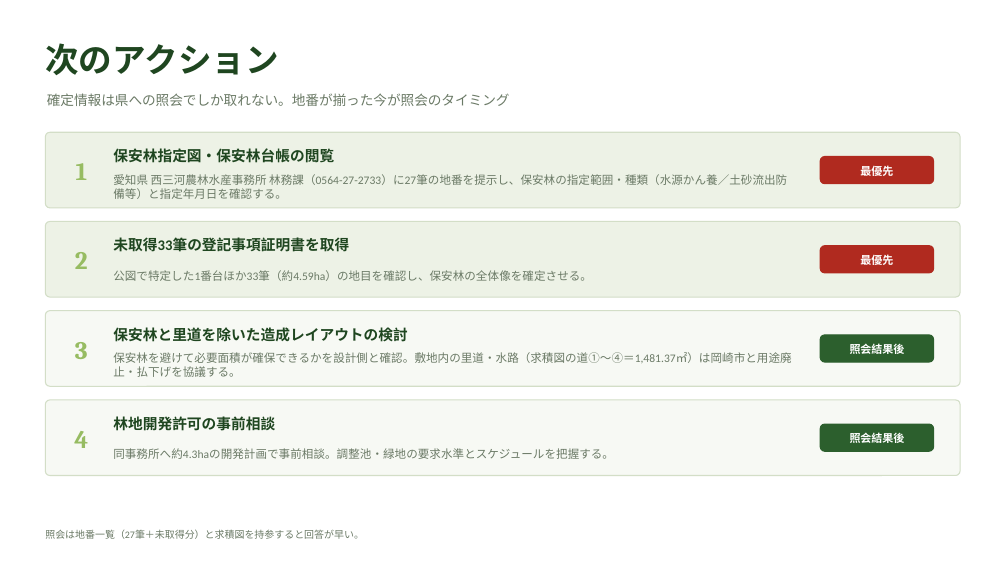
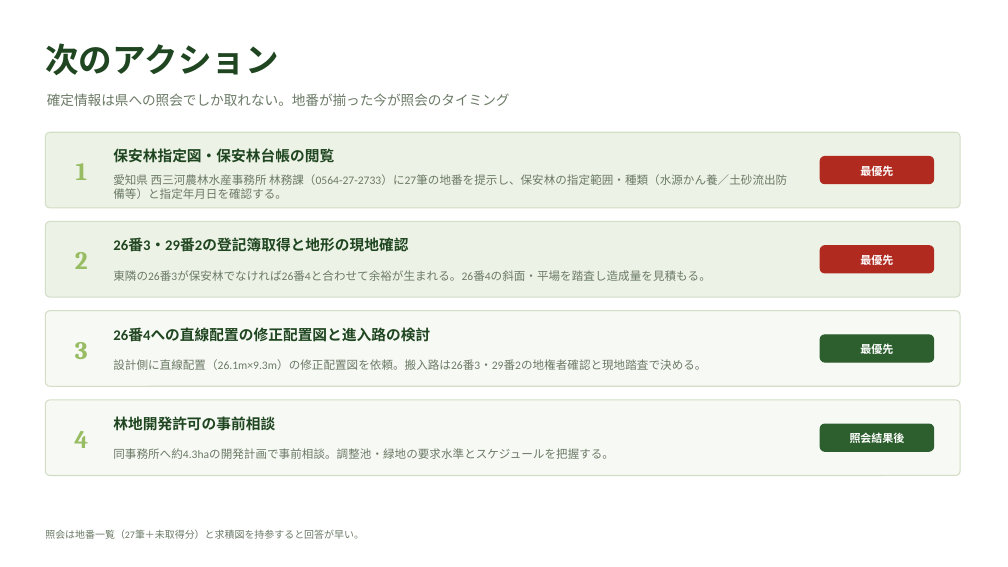
Before and after one commit to yonomotozumi-spec/battery-storage-dd, a slide deck: slide 11 of docs/保安林確認_岡崎市板田町.pptx (slide 10 before the commit). Drawn at 1008x567 pixels with LibreOffice and Linux fonts; fonts in the diff are those of the drawing. Boxes give left, top, right and bottom in pixels: in the first picture for what was removed or moved away, otherwise in the second. Text is boxed around its words. In the diff, an @@ line names an element or a change of style, - is before the commit and + after.

```diff
--- a/docs/保安林確認_岡崎市板田町.pptx
+++ b/docs/保安林確認_岡崎市板田町.pptx
@@ text at (x1=113, y1=238, x2=408, y2=252): text changed @@
-未取得33筆の登記事項証明書を取得
+26番3・29番2の登記簿取得と地形の現地確認
@@ text at (x1=113, y1=270, x2=711, y2=281): text changed @@
-公図で特定した1番台ほか33筆（約4.59ha）の地目を確認し、保安林の全体像を確定させる。
+東隣の26番3が保安林でなければ26番4と合わせて余裕が生まれる。26番4の斜面・平場を踏査し造成量を見積もる。
@@ text at (x1=113, y1=327, x2=430, y2=342): text changed @@
-保安林と里道を除いた造成レイアウトの検討
+26番4への直線配置の修正配置図と進入路の検討
@@ text at (x1=113, y1=359, x2=706, y2=370): text changed @@
-保安林を避けて必要面積が確保できるかを設計側と確認。敷地内の里道・水路（求積図の道①〜④＝1,481.37㎡）は岡崎市と用途廃止・払下げを協議する。
+設計側に直線配置（26.1m×9.3m）の修正配置図を依頼。搬入路は26番3・29番2の地権者確認と現地踏査で決める。
@@ text at (x1=860, y1=342, x2=893, y2=357): text changed @@
-照会結果後
+最優先
```
Also in this commit, not shown: 3 other slides changed, 1 slide added, 4 other files.
